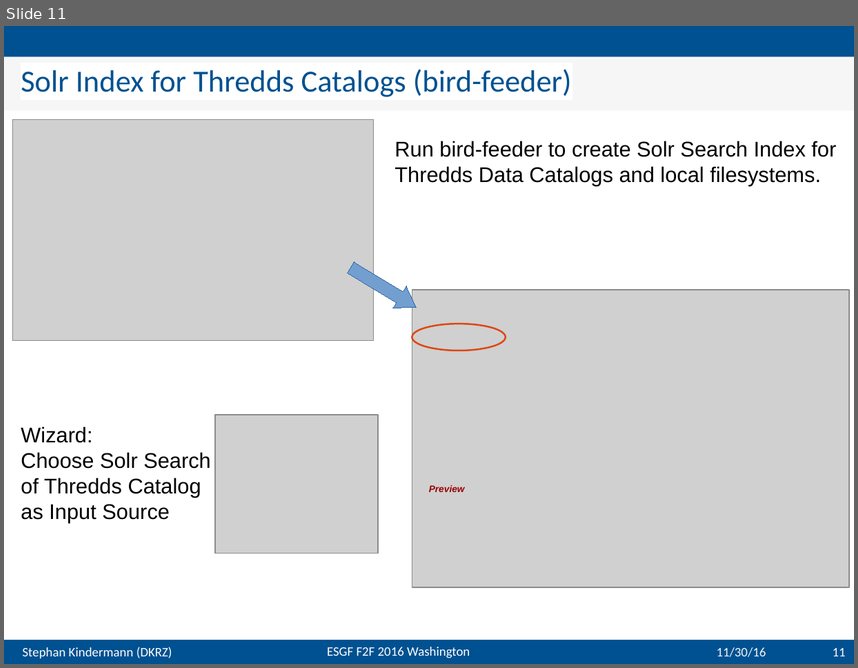
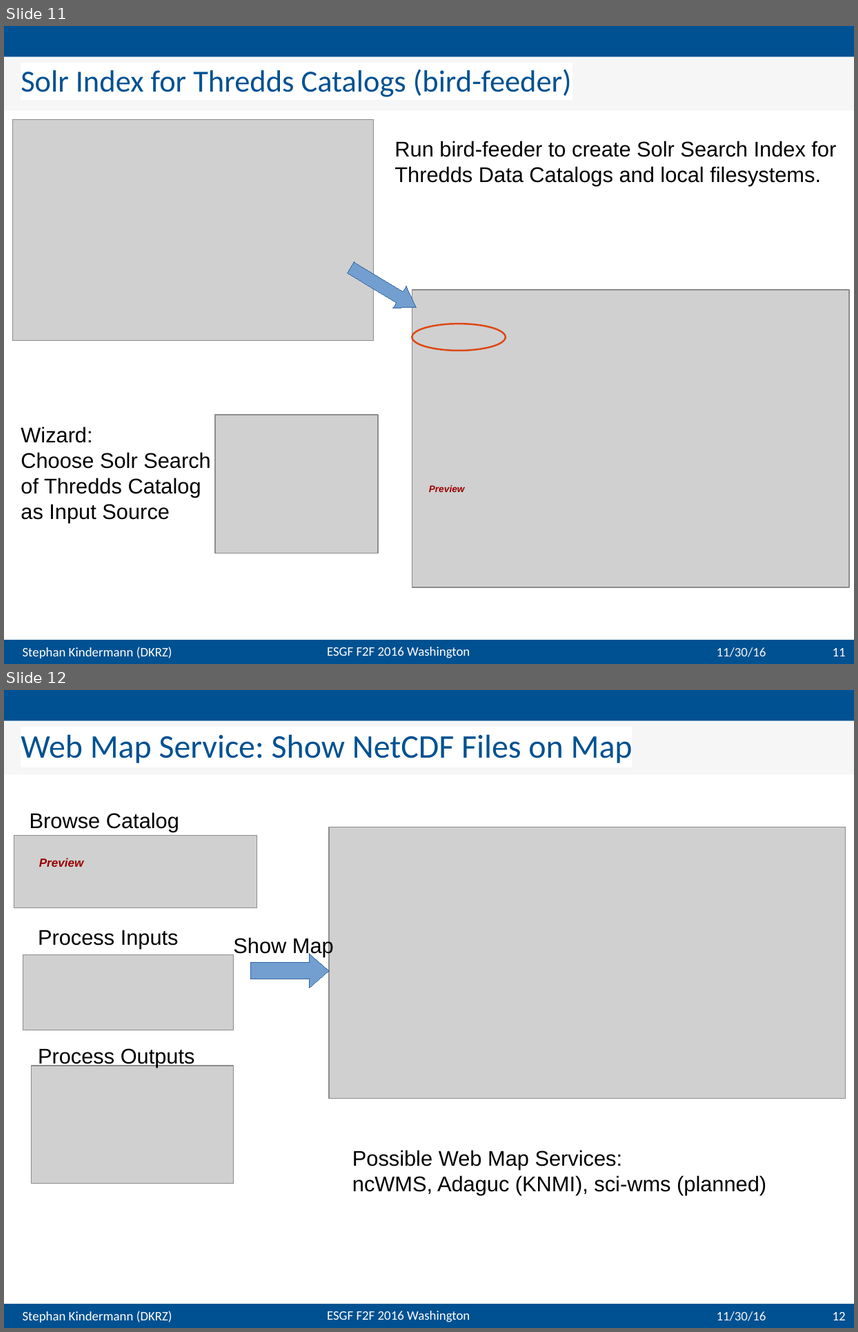
Before and after one commit to bird-house/birdhouse-docs, a slide deck: slides/birdhouse-esgf-f2f-2016/birdhouse-esgf-f2f-2016_dkrz.odp. Shown one above the other, each under a label of ours: slide 11 before the commit, slides 11 and 12 after it. The pictures are 858x668 and 858x1332 pixels, drawn with LibreOffice and Linux fonts; fonts in the diff are those of the drawing; grey boxes stand for pictures; background and template pictures are left out. Boxes give left, top, right and bottom in pixels: in the first picture for what was removed or moved away, otherwise in the second. Text is boxed around its words. In the diff, an @@ line names an element or a change of style, - is before the commit and + after.

```diff
--- a/slides/birdhouse-esgf-f2f-2016/birdhouse-esgf-f2f-2016_dkrz.odp
+++ b/slides/birdhouse-esgf-f2f-2016/birdhouse-esgf-f2f-2016_dkrz.odp
@@ slide 12 added at [4, 690, 854, 1328], background #FFFFFF; not listed: 4 template elements that a slide beside it also shows @@
@@ title added at [4, 720, 854, 774], fill #F6F6F6, 28 pt, text #005191 @@
+Web Map Service: Show NetCDF Files on Map
@@ text added at [30, 812, 179, 832], 18 pt, text #000000 @@
+Browse Catalog
@@ picture added at [329, 827, 846, 1098] @@
@@ picture added at [14, 836, 257, 907] @@
@@ text added at [39, 858, 83, 867], 10 pt, text #990000, bold, italic @@
+Preview
@@ text added at [38, 929, 179, 949], 18 pt, text #000000 @@
+Process Inputs
@@ text added at [233, 936, 334, 957], 18 pt, text #000000 @@
+Show Map
@@ picture added at [23, 954, 234, 1030] @@
@@ right arrow added at [250, 954, 329, 987], fill #729FCF, outline #3465A4 0 pt @@
@@ text added at [38, 1048, 195, 1067], 18 pt, text #000000 @@
+Process Outputs
@@ picture added at [31, 1066, 234, 1183] @@
@@ text added at [352, 1150, 766, 1195], 18 pt, text #000000 @@
+Possible Web Map Services:
+ncWMS, Adaguc (KNMI), sci-wms (planned)
@@ text added at [717, 1311, 766, 1321], 11 pt, text #F6F6F6 @@
+11/30/16
@@ page number added at [833, 1312, 846, 1320], 11 pt, text #FFFFFF @@
+12
```
Also in this commit, not shown: 9 other slides added, 2 slides removed.
